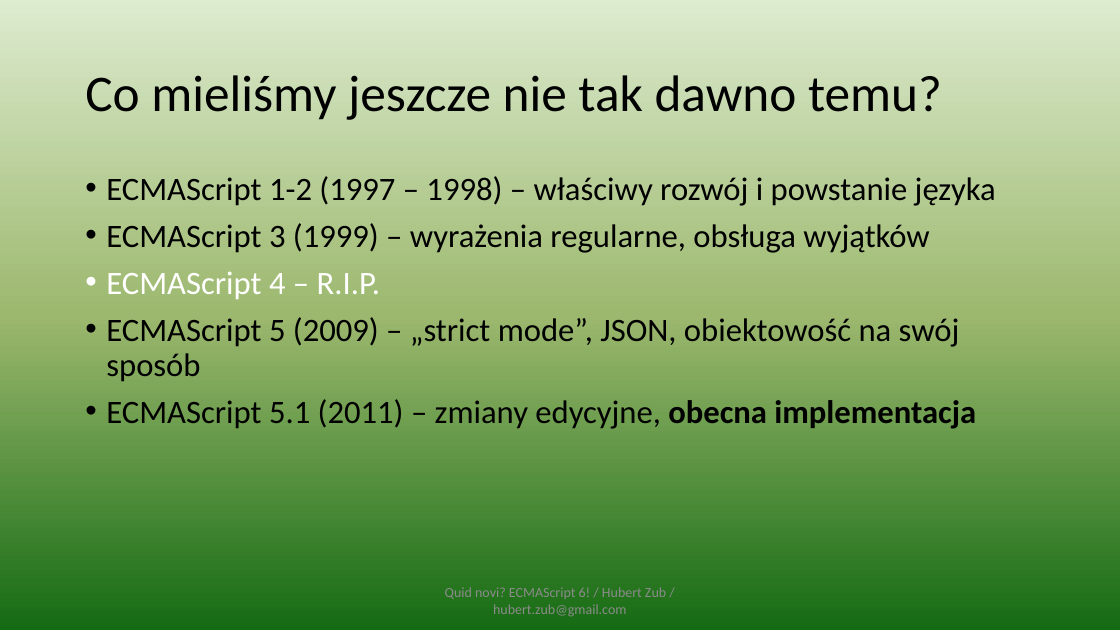
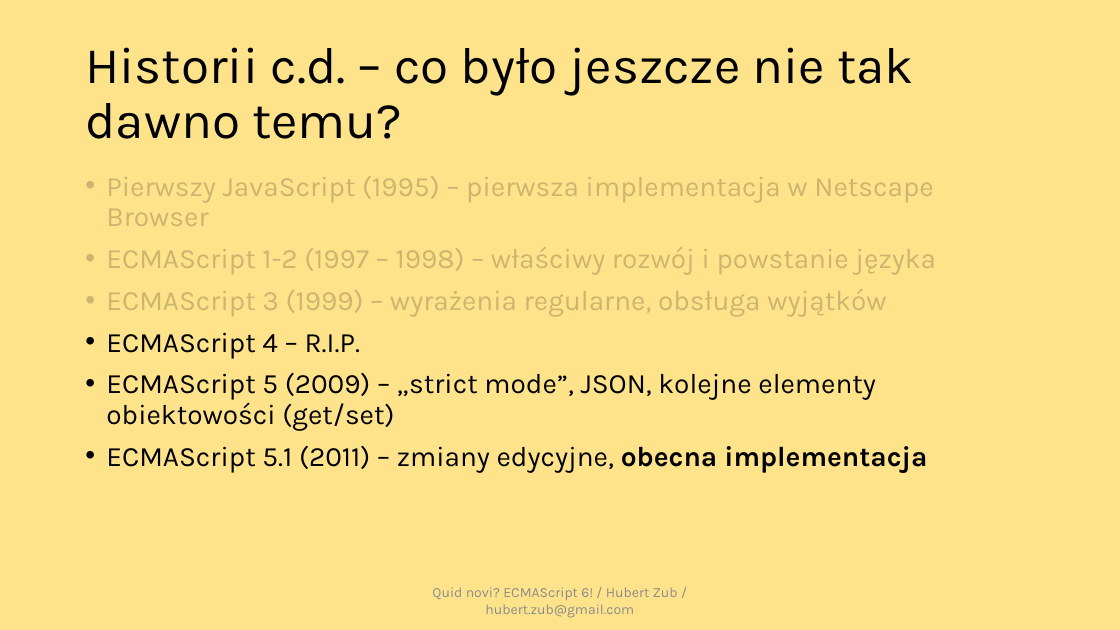
Before and after one commit to hubertzubtt/es6meetjs, a slide deck: slide 8 of prez.pptx (slide 7 before the commit). Drawn at 1120x630 pixels with LibreOffice and Linux fonts; fonts in the diff are those of the drawing. Boxes give left, top, right and bottom in pixels: in the first picture for what was removed or moved away, otherwise in the second. Text is boxed around its words. In the diff, an @@ line names an element or a change of style, - is before the commit and + after.

```diff
--- a/prez.pptx
+++ b/prez.pptx
@@ background gradient #DDEBCF to #9CB86E to #156B13 to #FFE38B @@
@@ title at box(85, 47, 913, 139): text changed; font Calibri to Karla @@
-Co mieliśmy jeszcze nie tak dawno temu?
+Historii c.d. – co było jeszcze nie tak dawno temu?
@@ text at box(106, 176, 933, 226): paragraph added @@
+• Pierwszy JavaScript (1995) – pierwsza implementacja w Netscape Browser
@@ text at box(106, 247, 936, 472): size 28 to 24 pt, font Calibri to Karla in "ECMAScript 1-2 (1997 – 1998) – właściwy ...", "ECMAScript 3 (1999) – wyrażenia regularne, obsługa ...", "ECMAScript 4 – R.I.P.", "ECMAScript 5.1 (2011) – zmiany edycyjne, obecna ..."; text colour #000000 to #000000 at 20% opacity in "ECMAScript 1-2 (1997 – 1998) – właściwy ...", "ECMAScript 3 (1999) – wyrażenia regularne, obsługa ..."; text colour #FFFFFF to #000000 in "ECMAScript 4 – R.I.P." @@
@@ text at box(106, 373, 876, 430): text changed; size 28 to 24 pt; font Calibri to Karla @@
-• ECMAScript 5 (2009) – „strict mode”, JSON, obiektowość na swój sposób
+• ECMAScript 5 (2009) – „strict mode”, JSON, kolejne elementy obiektowości (get/set)
@@ text "Quid novi? ECMAScript 6! / ..." at box(432, 587, 678, 618): font Calibri to Karla @@
```
Also in this commit, not shown: 39 other slides changed, 3 slides added, 9 other files.
